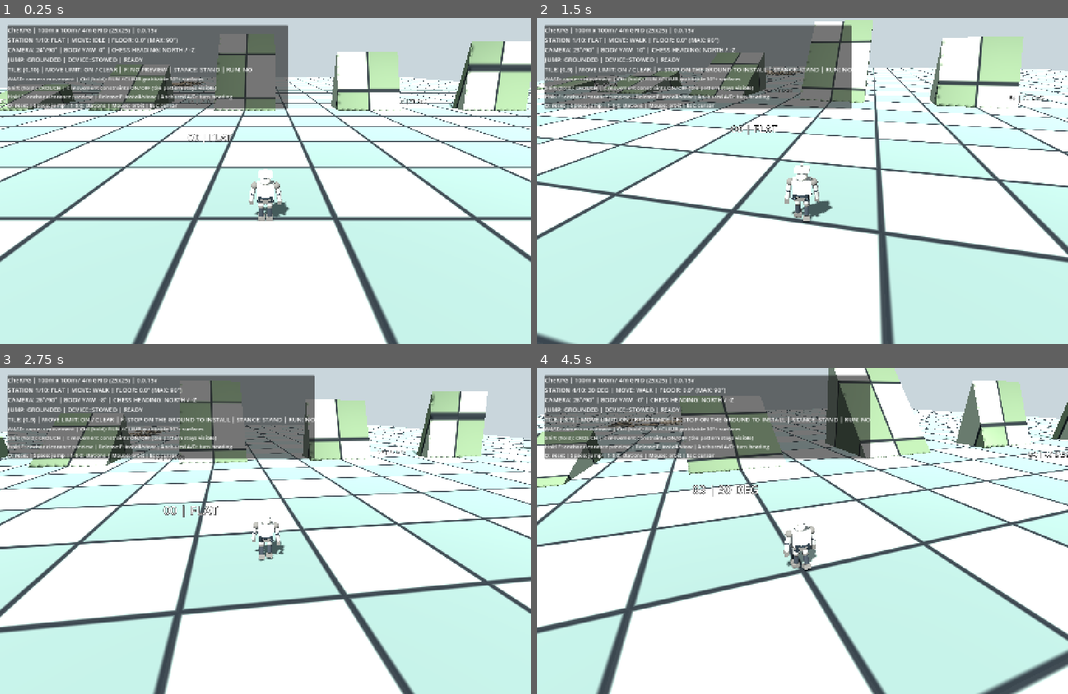
Above: before the commit, frames 1-4 (two rows, left to right).
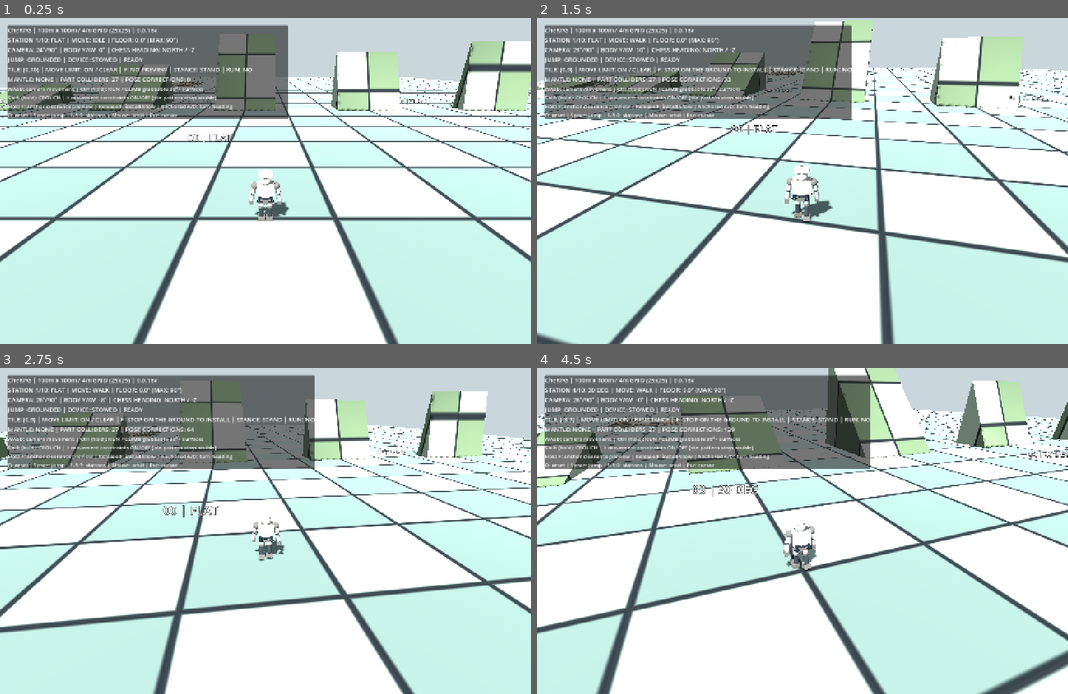
Above: after the commit, the same moments.

Repository: zzunlsj/cherpg
Game: Godot game, scene res://scenes/MotionLab.tscn
Same seed, same stepped clock (60 frames per second), same inputs: the game is played once before the commit and once after it.
Inputs (mouse positions are in pixels of both pictures, inside the frame that each line leads up to):
- Up to frame 1 (0.25 s): no input
- Up to frame 2 (1.5 s): tap Enter at 0.5 s; move the mouse to (829, 181) at 0.52 s; hold F 0.53-1.28 s; hold W from 0.53 s (still down); click (829, 181) at 0.67 s; tap Space at 0.77 s; move the mouse to (775, 181) at 1.27 s; tap O at 1.35 s
- Up to frame 3 (2.75 s): keep holding W; tap Space at 1.52 s; move the mouse to (276, 524) at 2.02 s; tap 1 at 2.1 s
- Up to frame 4 (4.5 s): keep holding W; move the mouse to (797, 537) at 2.77 s; tap 2 at 2.85 s; click (797, 537) at 2.92 s; tap Space at 3.02, 3.77 s; move the mouse to (839, 534) at 3.52 s; tap 3 at 3.6 s; move the mouse to (760, 527) at 4.27 s; tap 4 at 4.35 s

The runs differ from the first frame. In frame 1, 3.1% of the frame differs, in the area x 1-55%, y 3-31%; in frame 2, 3.3%; in frame 3, 3.3%; in frame 4, 3.4%, in the area x 1-63%, y 3-31%.

Commit message:
debug: expose ledge mantle stages and animated per-part physics collision diagnostics in HUD

Diff:
--- a/godot/tests/motion_rotation_lab/scripts/motion_lab.gd
+++ b/godot/tests/motion_rotation_lab/scripts/motion_lab.gd
@@ -169,11 +169,12 @@
 		return
 	var station: String = str(terrain.call("station_name",active_station))
 	var rule_status: String = "RESISTANCE" if pawn.resistance_time > 0.0 else "CLEAR"
-	info.text = "CheRPG | 100m x 100m / 4m GRID (25x25) | 0.0.15v\n" \
+	info.text = "CheRPG | 100m x 100m / 4m GRID (25x25) | 0.0.16v\n" \
 		+ "STATION %d/10: %s | MOVE: %s | FLOOR: %.1f° (MAX: 90°)\n" % [active_station+1,station,pawn.move_state,pawn.floor_deg] \
 		+ "CAMERA: %.0f°/90° | BODY YAW: %.0f° | CHESS HEADING: %s\n" % [rad_to_deg(camera_elevation),rad_to_deg(pawn.avatar.rotation.y),pawn.HEADING_NAMES[pawn.heading_index]] \
 		+ "JUMP: %s | DEVICE: %s | %s\n" % [pawn.jump_state,pawn.device.call("phase_name"),pawn.device.reason] \
-		+ "TILE: (%d,%d) | MOVE LIMIT: %s | F: %s | STANCE: %s | RUN: %s" % [pawn.current_cell.x,pawn.current_cell.y,("ON / "+rule_status if board_rules_enabled else "OFF"),pawn.device.preview_reason,("CROUCH" if pawn.crouching else "STAND"),("YES" if pawn.running else "NO")]
+		+ "TILE: (%d,%d) | MOVE LIMIT: %s | F: %s | STANCE: %s | RUN: %s\n" % [pawn.current_cell.x,pawn.current_cell.y,("ON / "+rule_status if board_rules_enabled else "OFF"),pawn.device.preview_reason,("CROUCH" if pawn.crouching else "STAND"),("YES" if pawn.running else "NO")] \
+		+ "MANTLE: %s | PART COLLIDERS: %d | POSE CORRECTIONS: %d" % [pawn.mantle_stage,pawn.part_probes.size(),pawn.collision_corrections]
 
 func _run_smoke_test() -> void:
 	# User invoked via --smoke-test. Short structure-only check; no long playtest.
